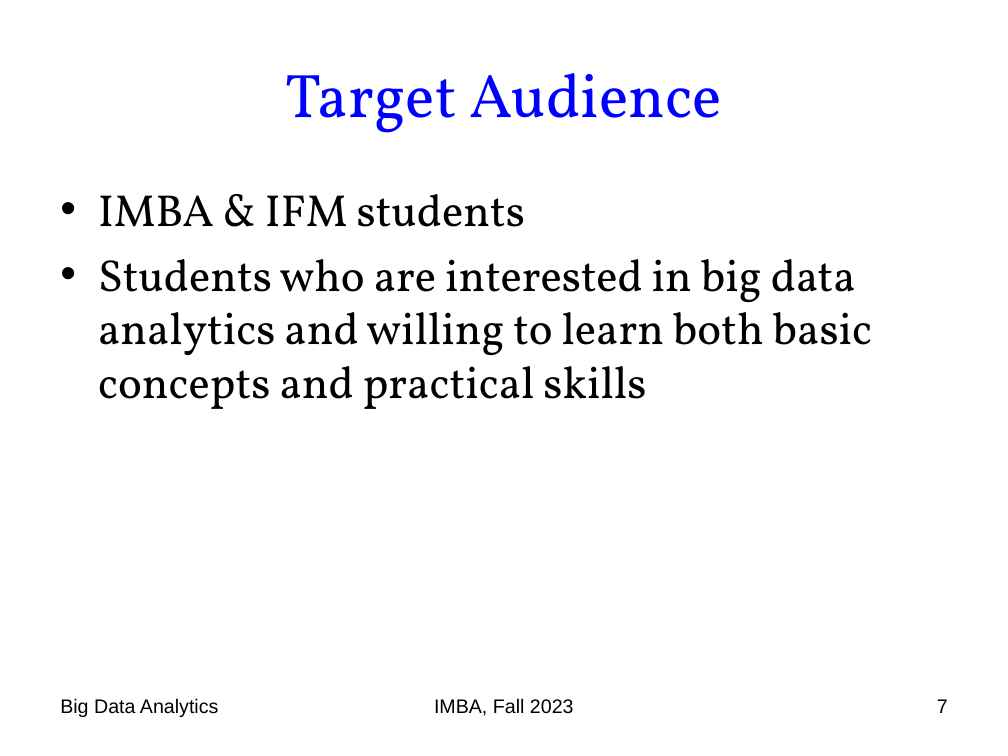
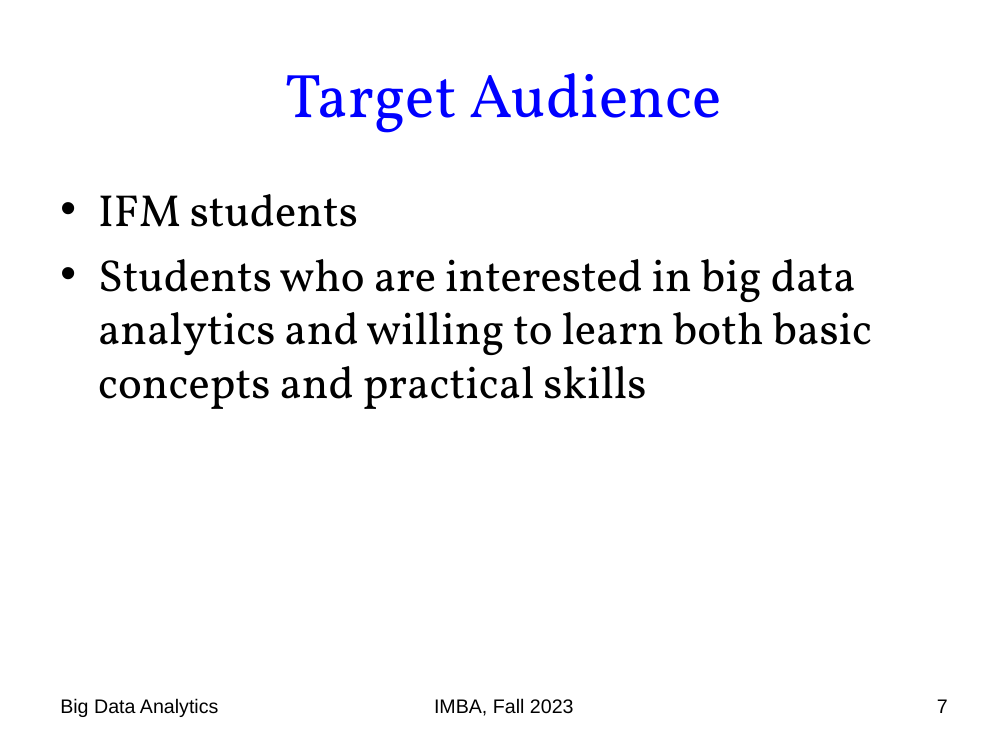
Before and after one commit to chriswjh/chriswjh.github.io, a slide deck: slide 7 of BDA_IFM/00-overview.ppt. Drawn at 1008x756 pixels with LibreOffice and Linux fonts; fonts in the diff are those of the drawing. Boxes give left, top, right and bottom in pixels: in the first picture for what was removed or moved away, otherwise in the second. Text is boxed around its words. In the diff, an @@ line names an element or a change of style, - is before the commit and + after.

```diff
--- a/BDA_IFM/00-overview.ppt
+++ b/BDA_IFM/00-overview.ppt
@@ text at (98,194,358,227): text changed @@
-• IMBA & IFM students
+• IFM students
```
Also in this commit, not shown: 6 other slides changed.
